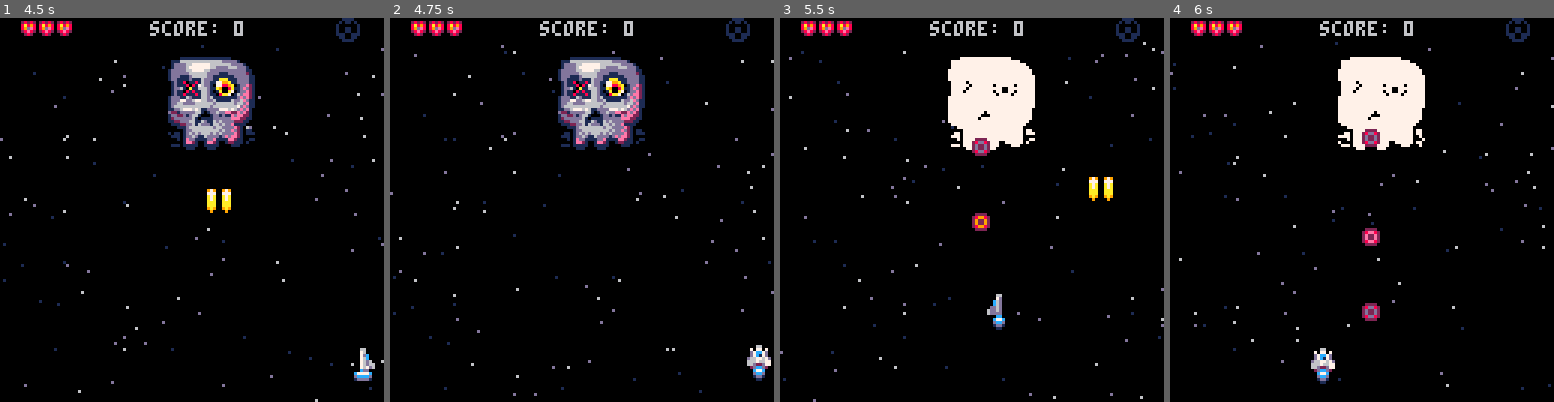
Above: before the commit, frames 1-4 (left to right).
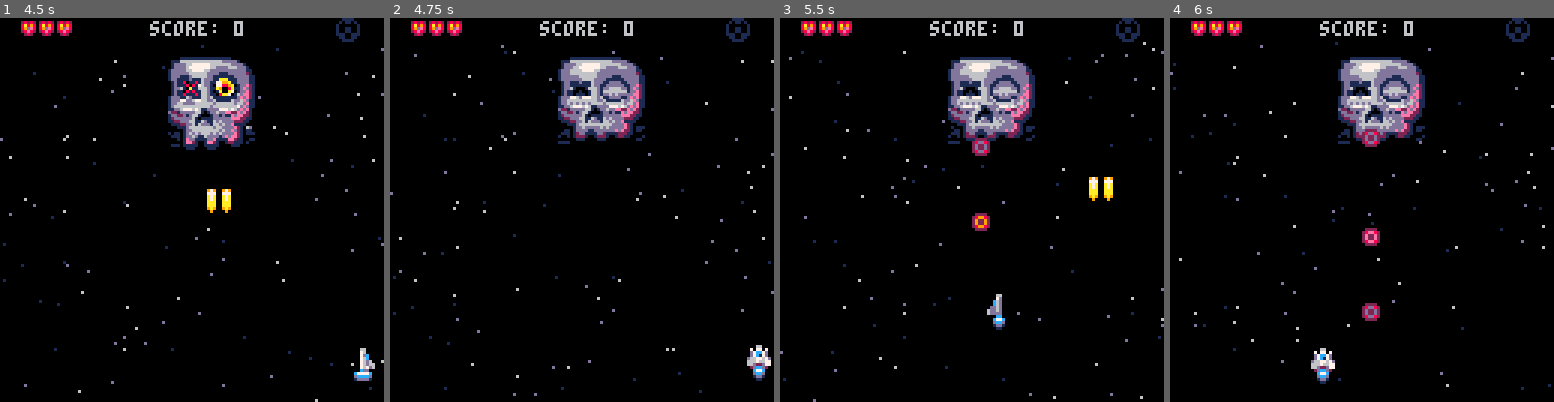
Above: after the commit, the same moments.

Repository: jimmac/pico-shed
Game: PICO-8 cartridge skulls.p8
The game is run twice, just before and just after one commit, with the same random seed, the same clock (stepped at 60 frames per second) and the same inputs.
Inputs:
- Up to frame 1 (4.5 s): tap X (X key) at 0.33, 1.07, 1.85, 2.97, 4.08 s; tap O (Z key) at 0.7, 1.7, 2.1, 2.5, 2.9, 3.3, 3.7, 4.1 s; hold Right 1.6-2.1 s; hold Up 2.15-2.42 s; hold Right 2.47-3.03 s; hold Left 3.08-3.58 s; hold Down 3.63-3.97 s; hold Right from 4.02 s (still down)
- Up to frame 2 (4.75 s): tap O (Z key) at 4.5 s; release Right at 4.68 s; hold Up from 4.73 s (still down)
- Up to frame 3 (5.5 s): tap O (Z key) at 4.9, 5.3 s; release Up at 5.03 s; hold Left from 5.08 s (still down); tap X (X key) at 5.2 s
- Up to frame 4 (6 s): release Left at 5.68 s; tap O (Z key) at 5.7 s; hold Down from 5.73 s (still down)

Frame 1 is identical in both runs. In frame 2, 2.2% of the frame differs, in the area x 43-67%, y 12-35%; in frame 3, 4.5%, in the area x 43-67%, y 10-35%; in frame 4, 4.5%.

Commit message:
specific boss hit spr

Diff:
--- a/skulls.p8
+++ b/skulls.p8
@@ -253,7 +253,7 @@
  return true
 end
 
-function flashpal()
+function flashpal() --on hit usually
 	for i=1,16 do
 		pal(i,7)
 	end
@@ -567,7 +567,11 @@
 				del(bl,bullet)
 				myen.hp-=1
 				sfx(3)
-				myen.flash=3
+				if myen.boss then
+					myen.flash=15
+				else
+					myen.flash=3
+				end
 				--every hit triggers sw
 				local encx=myen.x+myen.sprw*4
 			 local ency=myen.y+myen.sprh*4
@@ -693,21 +697,8 @@
 		drwspr(mypick)
 	end
 
-	--enemies
-	for myen in all(en) do
-		if myen.flash>0 then
-			myen.flash-=1
-			flashpal()
-		end
-		drwspr(myen)
-		pal()
-	end
-
-
-	bang() --show muzzle flash
-
- --big explosion--
-	--showckwave
+
+	--showckwave under en
 	for mysw in all(sws) do
 	 circ(mysw.x,mysw.y,mysw.r,1)
 	 circ(mysw.x,mysw.y,mysw.r+1,2)
@@ -718,8 +709,27 @@
 	 if mysw.age>mysw.maxage then
 			del(sws,mysw)
 		end
-
-	end
+	end
+
+	--draw enemies
+	for myen in all(en) do
+
+		if myen.boss and myen.flash>0 then
+			myen.flash-=1
+			myen.spr=128
+		elseif myen.flash>0 then
+			myen.flash-=1
+			flashpal()
+		end
+		drwspr(myen)
+		pal()
+	end
+
+
+	bang() --show muzzle flash
+
+ --big explosion--
+
 	--explosion and sparks
 	for myp in all(parts) do
 		local c=7
@@ -973,6 +983,7 @@
 	myen.aniframe=1+rnd(4) --first frame of animation
 	if entype==7 then
 		--boss
+		myen.boss=true
 		myen.sprw=4
 		myen.sprh=4
 		myen.colw=32
Not shown, changed: 28 lines of the sprite sheet (__gfx__) section of skulls.p8
